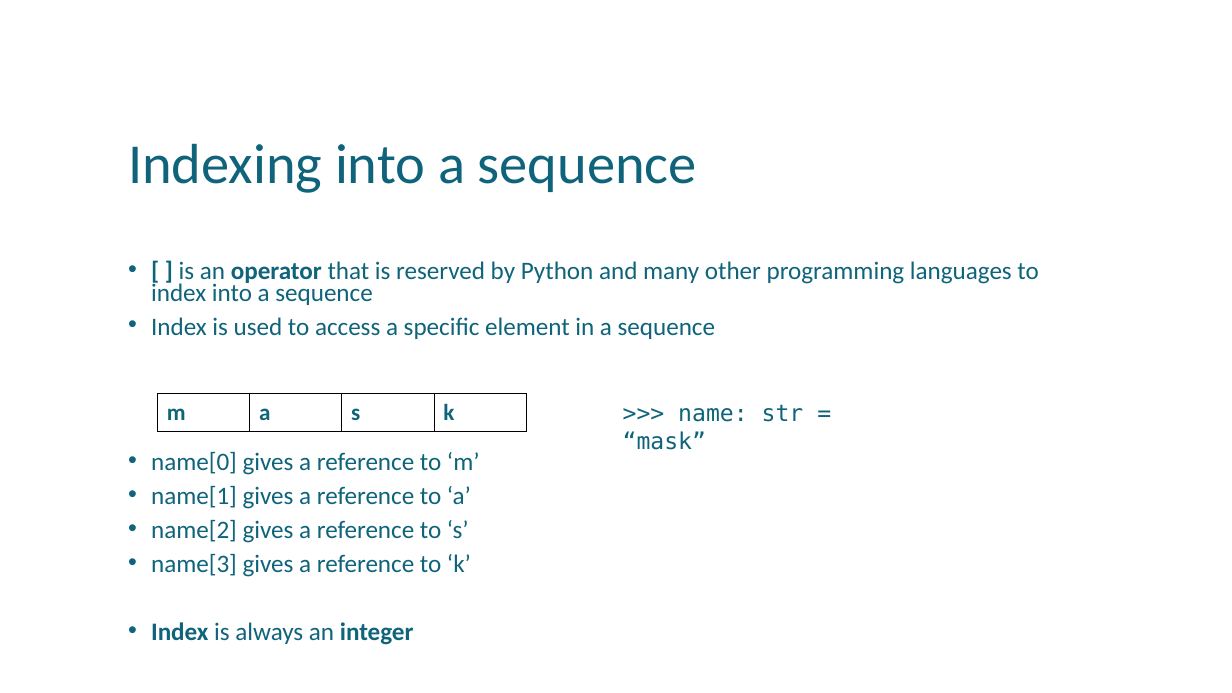
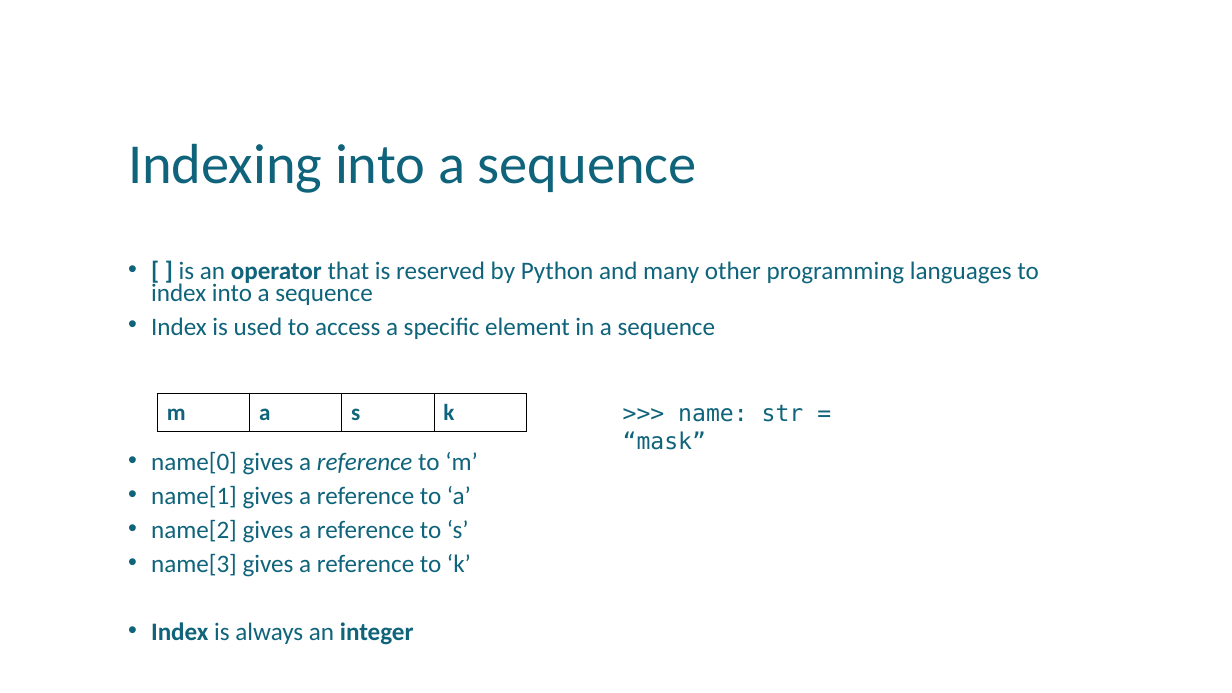
Before and after one commit to uday87j/teach_python, a slide deck: slide 11 of fundamentals/4-Conditionals, Sequence, String.pptx. Drawn at 1232x693 pixels with LibreOffice and Linux fonts; fonts in the diff are those of the drawing. Boxes give left, top, right and bottom in pixels: in the first picture for what was removed or moved away, otherwise in the second. Text is boxed around its words. In the diff, an @@ line names an element or a change of style, - is before the commit and + after.

```diff
--- a/fundamentals/4-Conditionals, Sequence, String.pptx
+++ b/fundamentals/4-Conditionals, Sequence, String.pptx
@@ text at (x1=151, y1=452, x2=478, y2=475): italic on in "reference" @@
```
Also in this commit, not shown: 2 other slides changed, 1 other file.
